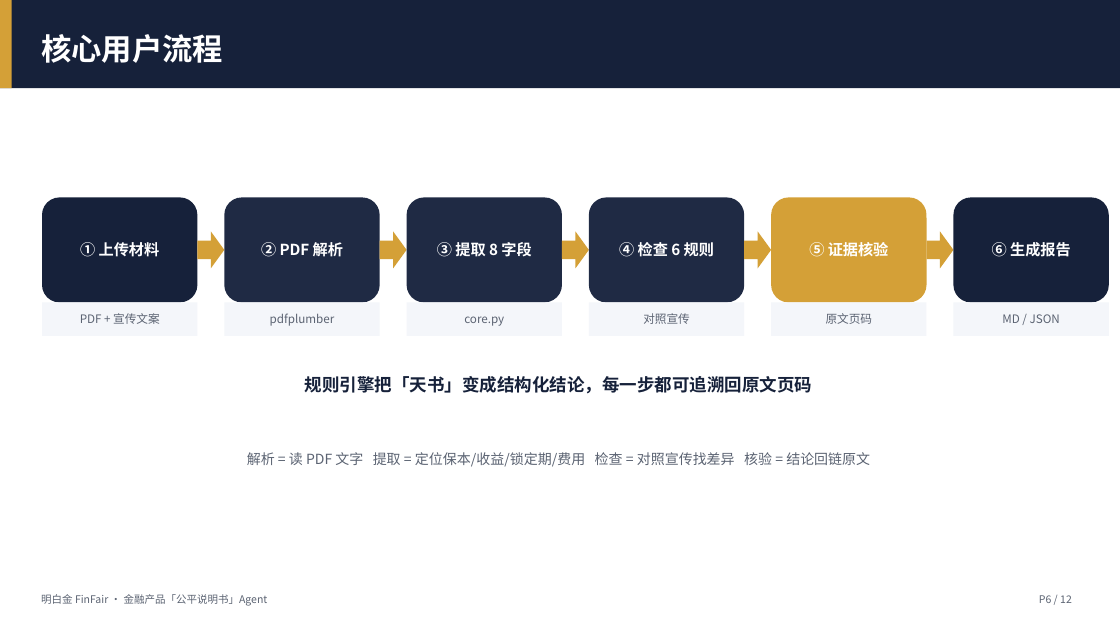
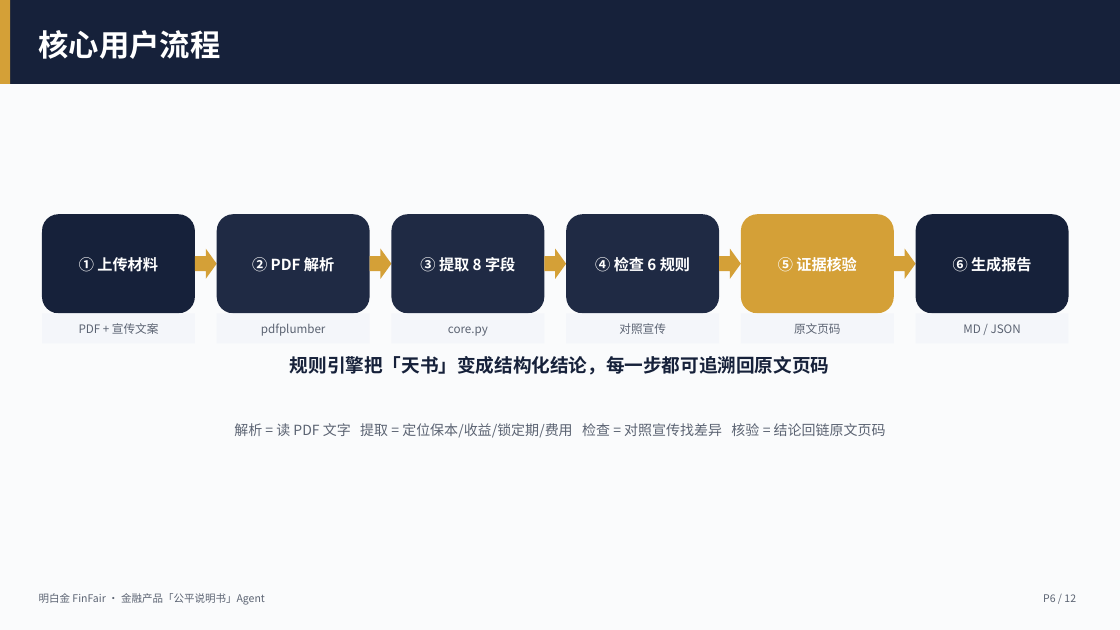
Before and after one commit to XiAn-07/FinFair, a slide deck: slide 6 of docs/商业计划书.pptx. Drawn at 1120x630 pixels with LibreOffice and Linux fonts; fonts in the diff are those of the drawing. Boxes give left, top, right and bottom in pixels: in the first picture for what was removed or moved away, otherwise in the second. Text is boxed around its words. In the diff, an @@ line names an element or a change of style, - is before the commit and + after.

```diff
--- a/docs/商业计划书.pptx
+++ b/docs/商业计划书.pptx
@@ background #FFFFFF to #FAFBFC @@
@@ rectangle: place and size @@
-rectangle at (0, 0, 1120, 88)
+rectangle at (0, 0, 1120, 84)
@@ rectangle: place and size @@
-rectangle at (0, 0, 12, 88)
+rectangle at (0, 0, 10, 84)
@@ text "核心用户流程": place and size @@
-text "核心用户流程" at (41, 34, 223, 63)
+text "核心用户流程" at (39, 30, 221, 59)
@@ rounded rectangle "① 上传材料": place and size @@
-rounded rectangle "① 上传材料" at (42, 197, 197, 302)
+rounded rectangle "① 上传材料" at (42, 214, 195, 313)
@@ rounded rectangle "② PDF 解析": place and size @@
-rounded rectangle "② PDF 解析" at (224, 197, 380, 302)
+rounded rectangle "② PDF 解析" at (217, 214, 370, 313)
@@ rounded rectangle "③ 提取 8 字段": place and size @@
-rounded rectangle "③ 提取 8 字段" at (407, 197, 562, 302)
+rounded rectangle "③ 提取 8 字段" at (392, 214, 544, 313)
@@ rounded rectangle "④ 检查 6 规则": place and size @@
-rounded rectangle "④ 检查 6 规则" at (589, 197, 744, 302)
+rounded rectangle "④ 检查 6 规则" at (566, 214, 719, 313)
@@ rounded rectangle "⑤ 证据核验": place and size @@
-rounded rectangle "⑤ 证据核验" at (771, 197, 927, 302)
+rounded rectangle "⑤ 证据核验" at (741, 214, 894, 313)
@@ line spacing 1 to 1.05 in 12 elements at (42, 313, 195, 344), (217, 313, 370, 344), (42, 214, 195, 313), (392, 313, 544, 344), (217, 214, 370, 313), (566, 313, 719, 344), (392, 214, 544, 313), (741, 313, 894, 344), (566, 214, 719, 313), (916, 313, 1069, 344), (741, 214, 894, 313), (916, 214, 1069, 313) @@
@@ rounded rectangle "⑥ 生成报告": place and size @@
-rounded rectangle "⑥ 生成报告" at (954, 197, 1109, 302)
+rounded rectangle "⑥ 生成报告" at (916, 214, 1069, 313)
@@ right arrow: place and size @@
-right arrow at (197, 231, 224, 268)
+right arrow at (195, 249, 217, 279)
@@ right arrow: place and size @@
-right arrow at (380, 231, 407, 268)
+right arrow at (370, 249, 392, 279)
@@ right arrow: place and size @@
-right arrow at (562, 231, 589, 268)
+right arrow at (544, 249, 566, 279)
@@ right arrow: place and size @@
-right arrow at (744, 231, 771, 268)
+right arrow at (719, 249, 741, 279)
@@ right arrow: place and size @@
-right arrow at (927, 231, 954, 268)
+right arrow at (894, 249, 916, 279)
@@ rectangle "PDF + 宣传文案": place and size @@
-rectangle "PDF + 宣传文案" at (42, 302, 197, 336)
+rectangle "PDF + 宣传文案" at (42, 313, 195, 344)
@@ rectangle "pdfplumber": place and size @@
-rectangle "pdfplumber" at (224, 302, 380, 336)
+rectangle "pdfplumber" at (217, 313, 370, 344)
@@ rectangle "core.py": place and size @@
-rectangle "core.py" at (407, 302, 562, 336)
+rectangle "core.py" at (392, 313, 544, 344)
@@ rectangle "对照宣传": place and size @@
-rectangle "对照宣传" at (589, 302, 744, 336)
+rectangle "对照宣传" at (566, 313, 719, 344)
@@ rectangle "原文页码": place and size @@
-rectangle "原文页码" at (771, 302, 927, 336)
+rectangle "原文页码" at (741, 313, 894, 344)
@@ rectangle "MD / JSON": place and size @@
-rectangle "MD / JSON" at (954, 302, 1109, 336)
+rectangle "MD / JSON" at (916, 313, 1069, 344)
@@ text "规则引擎把「天书」变成结构化结论，每一步都可追溯回原文页码": place and size @@
-text "规则引擎把「天书」变成结构化结论，每一步都可追溯回原文页码" at (305, 376, 812, 394)
+text "规则引擎把「天书」变成结构化结论，每一步都可追溯回原文页码" at (290, 356, 829, 375)
@@ text "规则引擎把「天书」变成结构化结论，每一步都可追溯回原文页码" at (290, 356, 829, 375): size 15 to 16 pt @@
@@ text at (234, 423, 886, 438): text changed @@
-解析 = 读 PDF 文字 提取 = 定位保本/收益/锁定期/费用 检查 = 对照宣传找差异 核验 = 结论回链原文
+解析 = 读 PDF 文字 提取 = 定位保本/收益/锁定期/费用 检查 = 对照宣传找差异 核验 = 结论回链原文页码
@@ text "P6 / 12": place and size @@
-text "P6 / 12" at (1039, 595, 1072, 603)
+text "P6 / 12" at (1043, 594, 1076, 602)
```
Also in this commit, not shown: 11 other slides changed, 4 other files.
